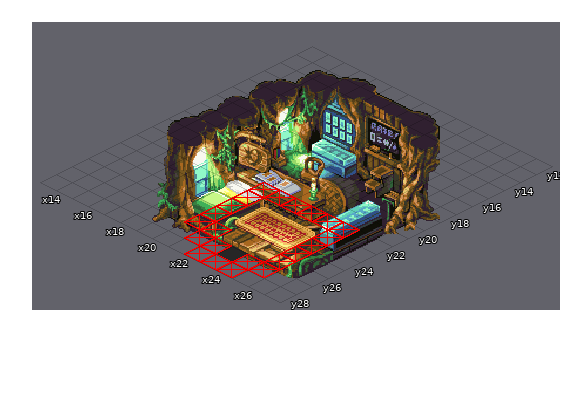
Two states of a Tiled map, Final_Fantasy_Mystery_World/Game/assets/maps/Home.tmx. The picture above is the old version.
Cells are 32x16 px. Isometric: x runs down to the right, y down to the left. Shown: x 13..27, y 12..28.
And afterwards:
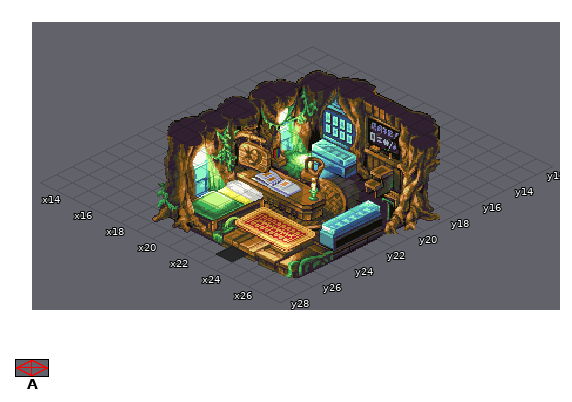
Key: from "Home": A 0.
_ is an empty cell.
The author wrote: Static object home
Diff:
Layer "colliders" (now hidden):
y 22: x 20..25 AAAAAA -> ______
y 23..25: x 20 A -> _; x 25 A -> _
y 26: x 20..21 AA -> __; x 25 A -> _
y 27: x 21..22 AA -> __; x 24..25 AA -> __
y 28: x 22..24 AAA -> ___
Boxes around the changes in both pictures, in picture pixels (x1, y1, x2, y2):
removed: (184, 182, 360, 278)
